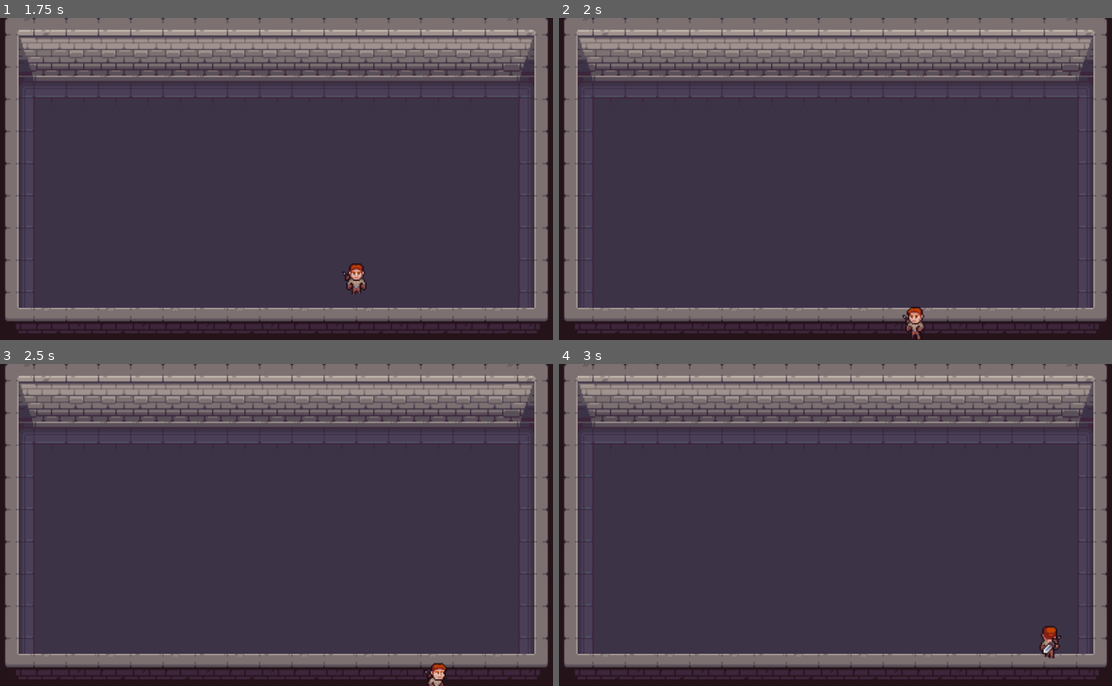
Above: before the commit, frames 1-4 (two rows, left to right).
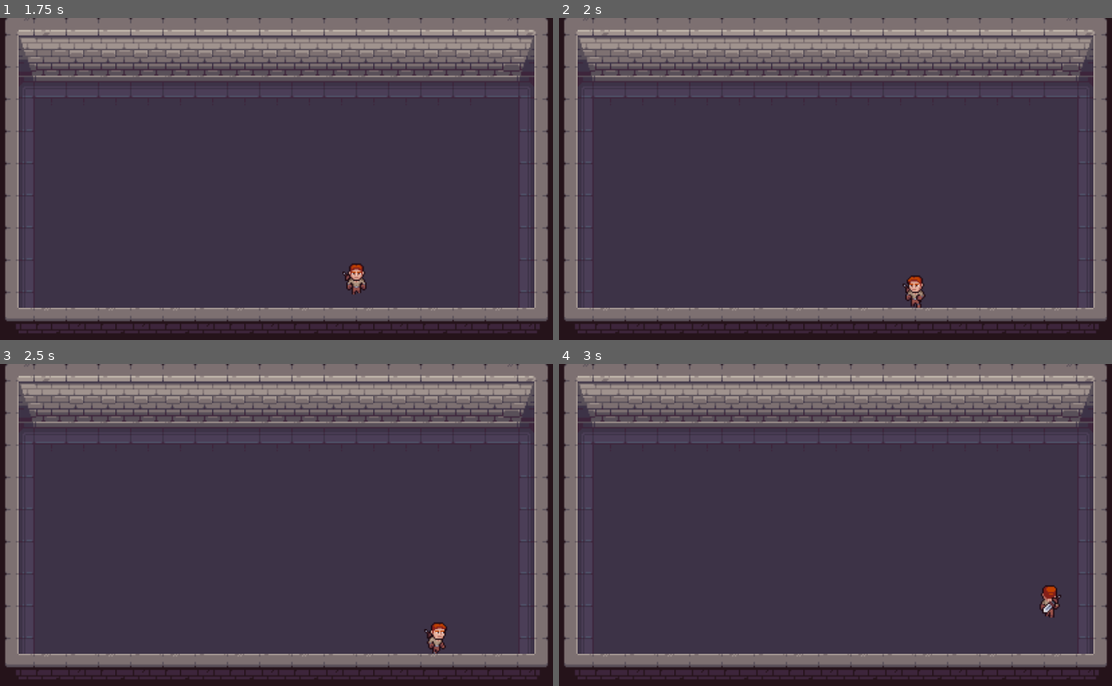
Above: after the commit, the same moments.

Repository: MathieuCouronne/Godot_TD1
Game: Godot game, scene res://source/main.tscn
Same seed, same stepped clock (60 frames per second), same inputs: the game is played once before the commit and once after it.
Inputs:
- Up to frame 1 (1.75 s): tap Enter at 0.5 s; hold Right (move_right) 0.53-1.28 s; hold Down (move_down) from 1.28 s (still down)
- Up to frame 2 (2 s): keep holding Down (move_down)
- Up to frame 3 (2.5 s): release Down (move_down) at 2.03 s; hold Right (move_right) from 2.03 s (still down)
- Up to frame 4 (3 s): release Right (move_right) at 2.78 s; hold Up (move_up) from 2.78 s (still down)

Frame 1 is identical in both runs. In frame 2, 0.5% of the frame differs, in the area x 62-67%, y 80-100%; in frame 3, 0.4%; in frame 4, 0.5%, in the area x 86-91%, y 68-92%.

Commit message:
feat(Player): change type of the player from Area2D to CharacterBody2D to maka a collision with the environment

Diff:
--- a/source/player.gd
+++ b/source/player.gd
@@ -1,4 +1,4 @@
-extends Area2D
+extends CharacterBody2D
 
 @export var speed = 400
 var screen_size
@@ -33,6 +33,7 @@
 
 	position += velocity * delta
 	position = position.clamp(Vector2.ZERO, screen_size)
+	move_and_slide()
 
 func start(pos):
 	position = pos
--- a/source/player.tscn
+++ b/source/player.tscn
@@ -201,7 +201,7 @@
 radius = 29.0
 height = 74.0
 
-[node name="Player" type="Area2D"]
+[node name="Player" type="CharacterBody2D"]
 position = Vector2(562, 448)
 script = ExtResource("1_ctwk3")
 metadata/_edit_group_ = true
@@ -213,5 +213,3 @@
 
 [node name="CollisionShape2D" type="CollisionShape2D" parent="."]
 shape = SubResource("CapsuleShape2D_t0t5l")
-
-[connection signal="body_entered" from="." to="." method="_on_body_entered"]
Not shown, changed: .gitignore
